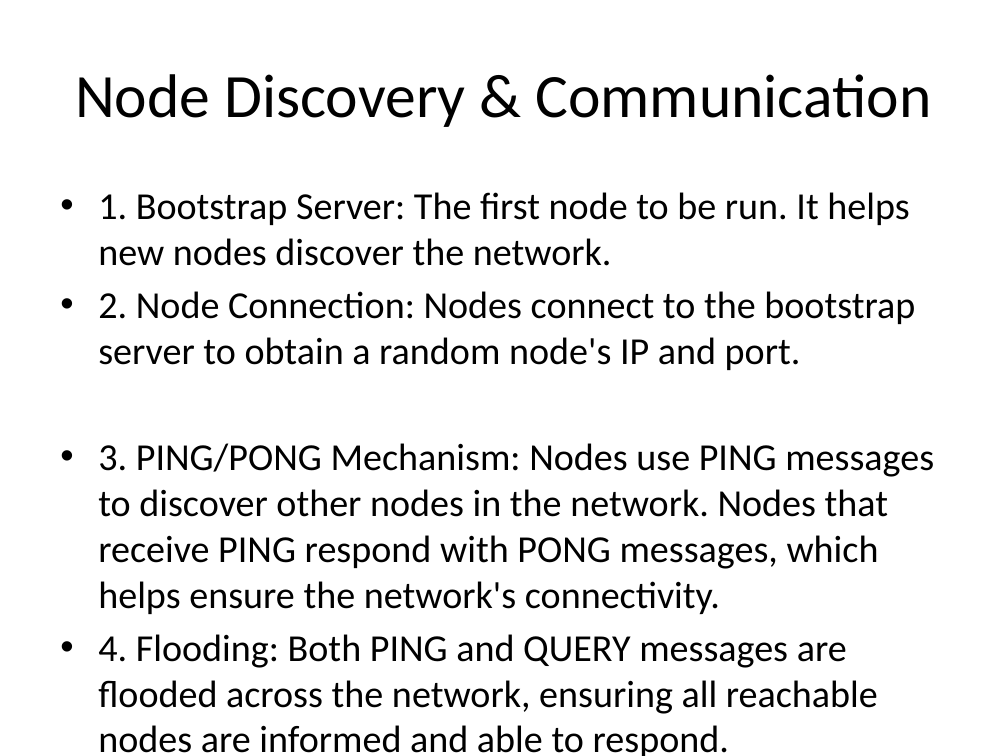
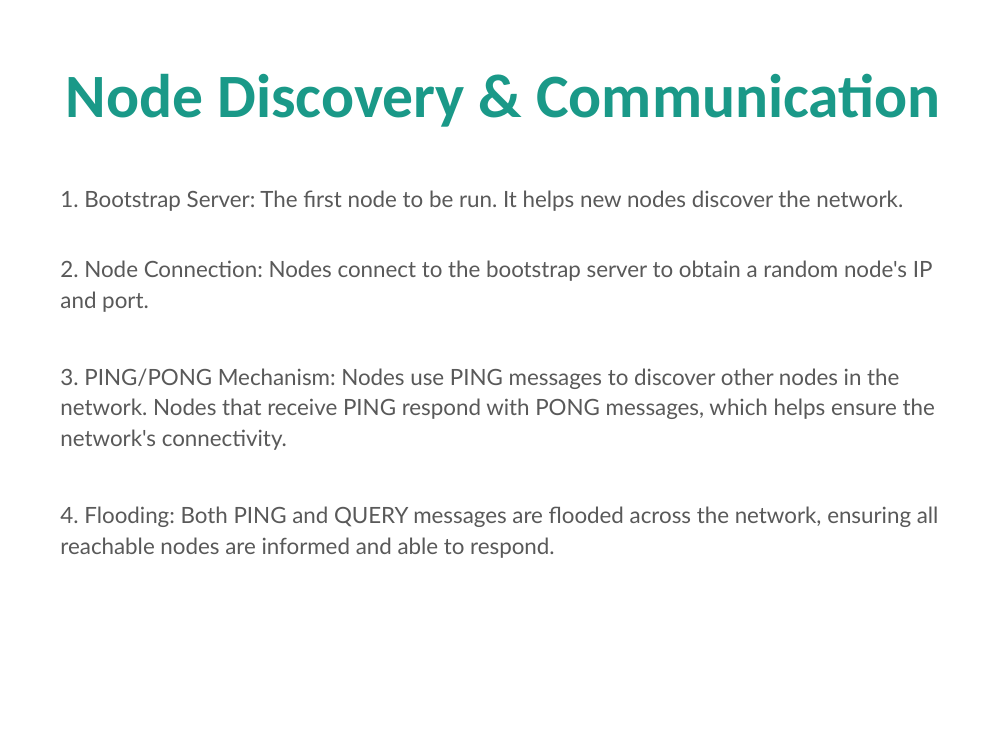
Before and after one commit to laksh-nanwani/Distributed-Systems-2024-IIITH-Project-Gnutella, a slide deck: slide 4 of PPT.pptx. Drawn at 1008x756 pixels with LibreOffice and Linux fonts; fonts in the diff are those of the drawing. Boxes give left, top, right and bottom in pixels: in the first picture for what was removed or moved away, otherwise in the second. Text is boxed around its words. In the diff, an @@ line names an element or a change of style, - is before the commit and + after.

```diff
--- a/PPT.pptx
+++ b/PPT.pptx
@@ title "Node Discovery & Communication" at (x1=66, y1=73, x2=940, y2=127): text colour #000000 to #1A9988, bold on @@
@@ text "1. Bootstrap Server: The first ..." at (x1=60, y1=190, x2=939, y2=558): size 27.2 to 16 pt, font Calibri to Lato, text colour #000000 to #595959; bullet • to none; line spacing 1 to 1.15; less space between paragraphs; more space between paragraphs @@
```
Also in this commit, not shown: 5 other slides changed, 4 slides added, 2 other files.
